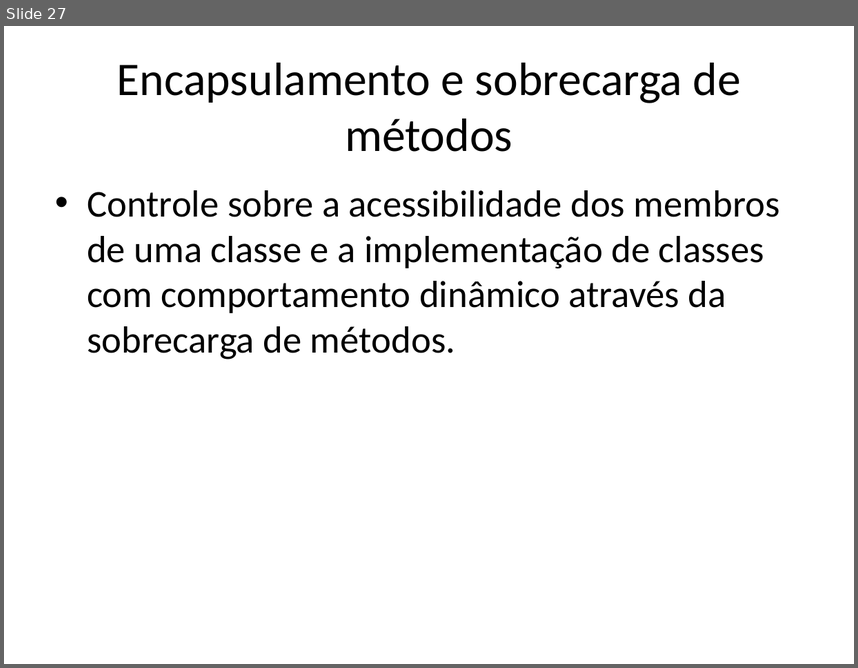
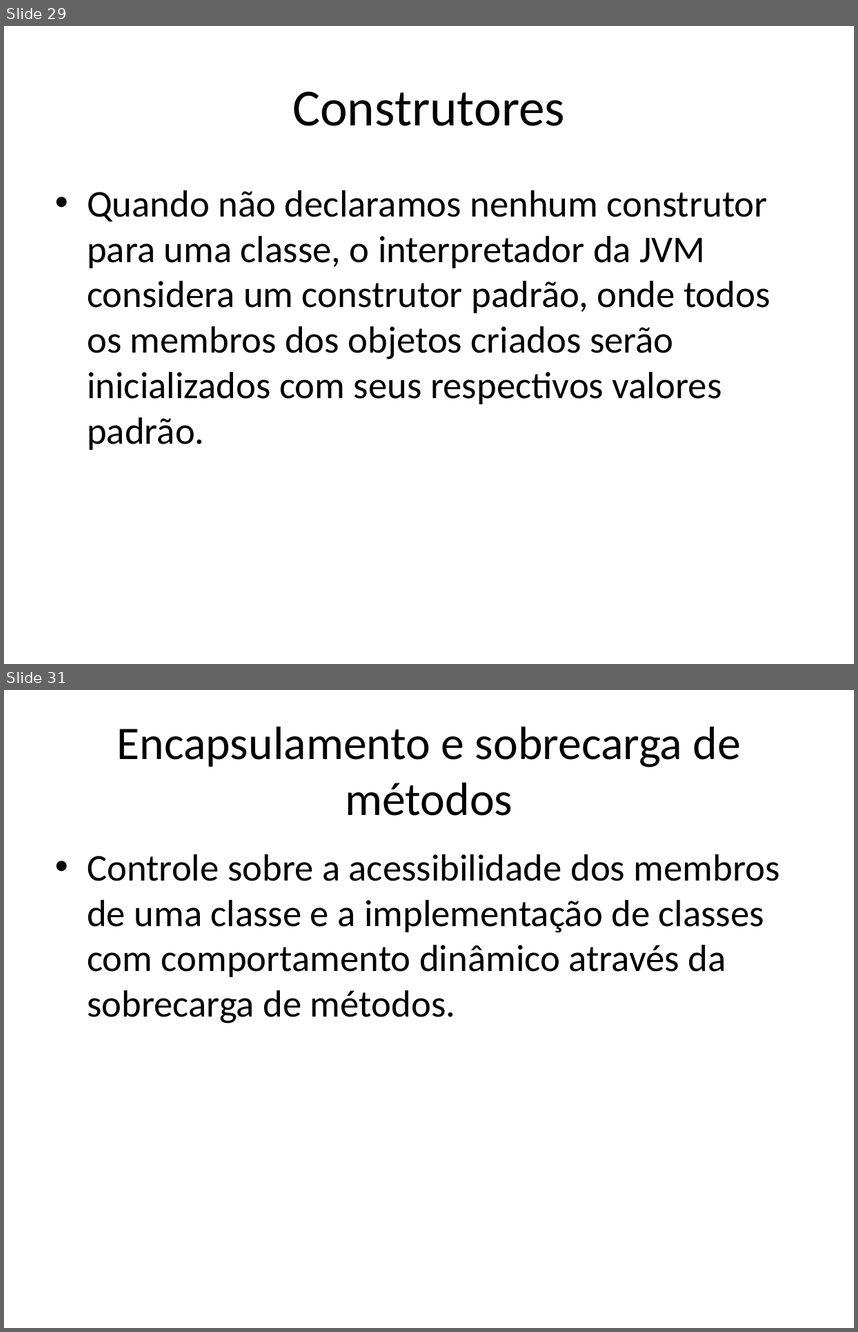
Before and after one commit to renanlessa/CursoJava, a slide deck: Documentos/Orientação a Objetos.pptx. Shown one above the other, each under a label of ours: slide 27 before the commit, slides 29 and 31 after it; the slides between them are not shown. The pictures are 858x668 and 858x1332 pixels, drawn with LibreOffice and Linux fonts; fonts in the diff are those of the drawing. Boxes give left, top, right and bottom in pixels: in the first picture for what was removed or moved away, otherwise in the second. Text is boxed around its words. In the diff, an @@ line names an element or a change of style, - is before the commit and + after.

```diff
--- a/Documentos/Orientação a Objetos.pptx
+++ b/Documentos/Orientação a Objetos.pptx
@@ slide 29 added at [4,26,854,664], background #FFFFFF @@
@@ title added at [292,92,565,126], 44 pt, text #000000 @@
+Construtores
@@ text added at [87,190,771,450], 32 pt, text #000000 @@
+• Quando não declaramos nenhum construtor para uma classe, o interpretador da JVM considera um construtor padrão, onde todos os membros dos objetos criados serão inicializados com seus respectivos valores padrão.
@@ what was slide 27 is now slide 31 @@
```
Also in this commit, not shown: 1 slide changed, 8 other slides added.
